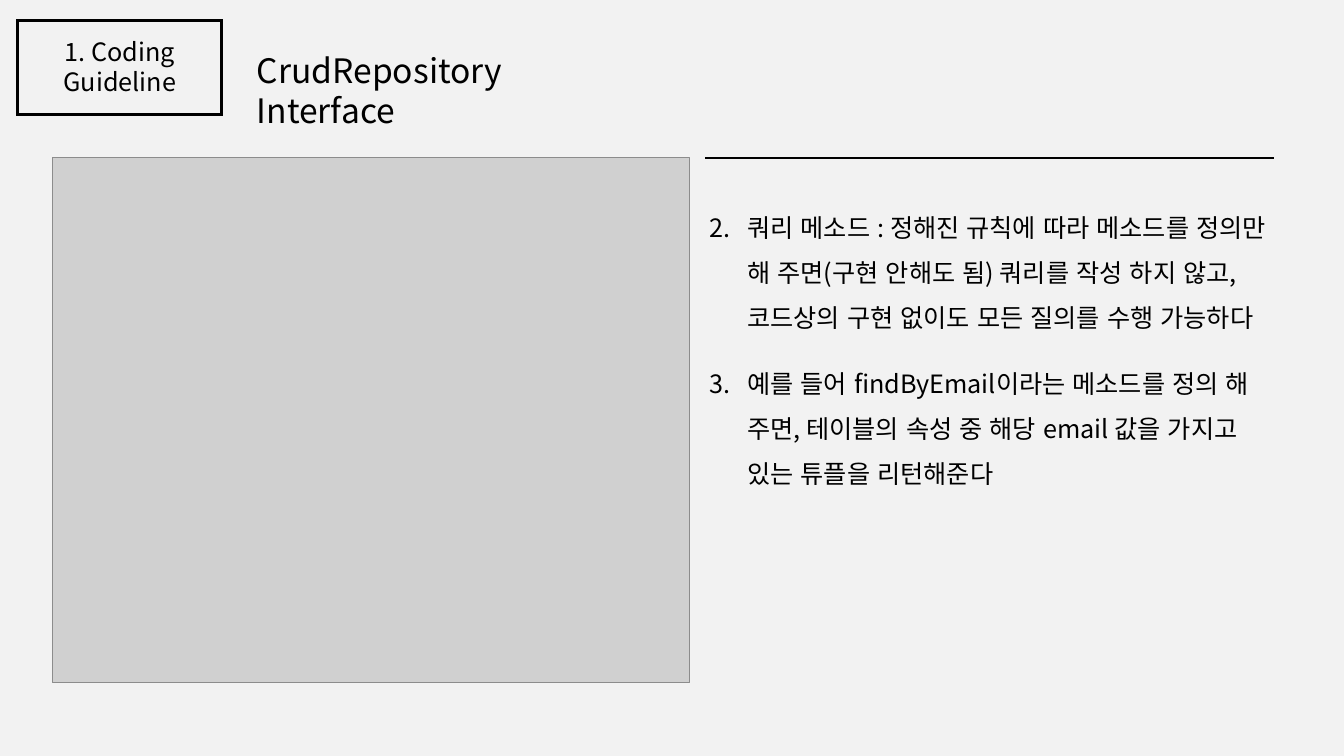
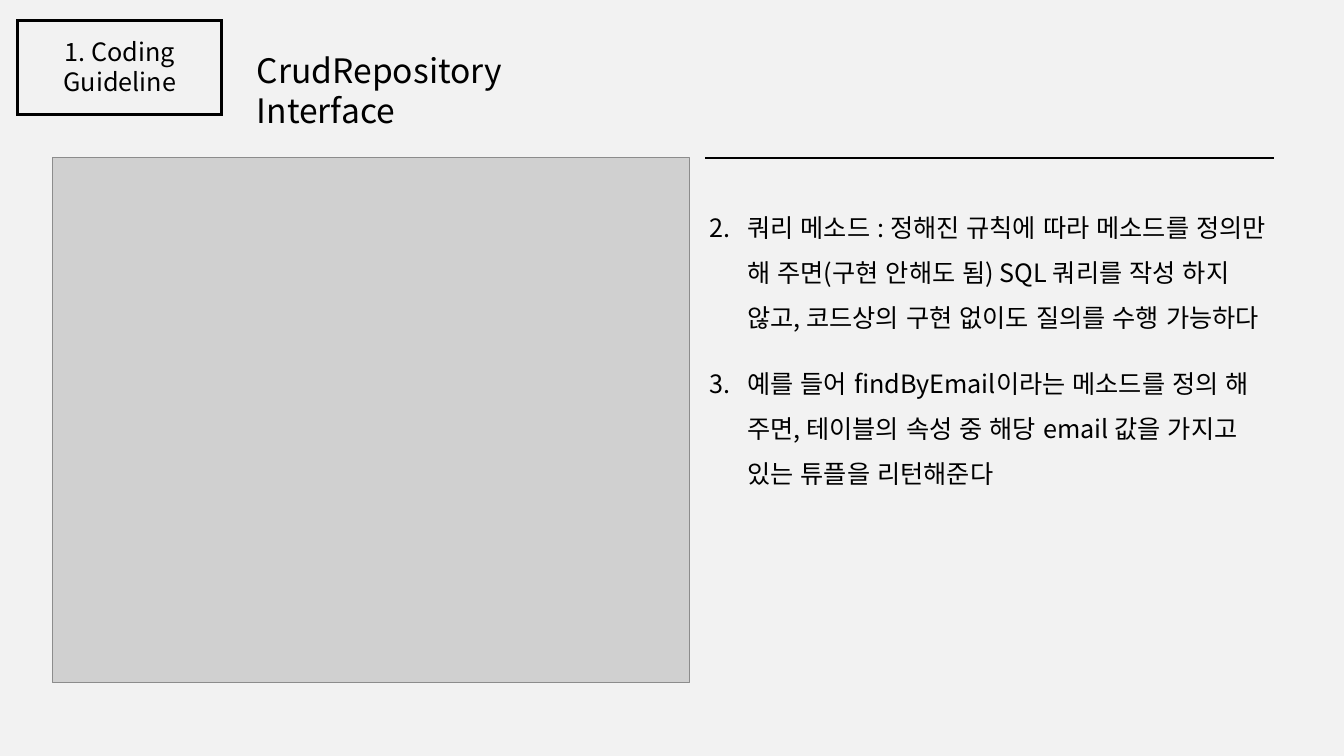
Before and after one commit to jisukim97/ChemicalManagementApplication, a slide deck: slide 10 of Document/2_Software Architect Documentation/Software Architecture Documentation 1.0.pptx (slide 9 before the commit). Drawn at 1344x756 pixels with LibreOffice and Linux fonts; fonts in the diff are those of the drawing; grey boxes stand for pictures. Boxes give left, top, right and bottom in pixels: in the first picture for what was removed or moved away, otherwise in the second. Text is boxed around its words. In the diff, an @@ line names an element or a change of style, - is before the commit and + after.

```diff
--- a/Document/2_Software Architect Documentation/Software Architecture Documentation 1.0.pptx
+++ b/Document/2_Software Architect Documentation/Software Architecture Documentation 1.0.pptx
@@ text at bbox=[747, 216, 1266, 332]: text changed @@
-2. 쿼리 메소드 : 정해진 규칙에 따라 메소드를 정의만 해 주면(구현 안해도 됨) 쿼리를 작성 하지 않고, 코드상의 구현 없이도 모든 질의를 수행 가능하다
+2. 쿼리 메소드 : 정해진 규칙에 따라 메소드를 정의만 해 주면(구현 안해도 됨) SQL 쿼리를 작성 하지 않고, 코드상의 구현 없이도 질의를 수행 가능하다
```
Also in this commit, not shown: 11 other slides changed, 3 slides added.
